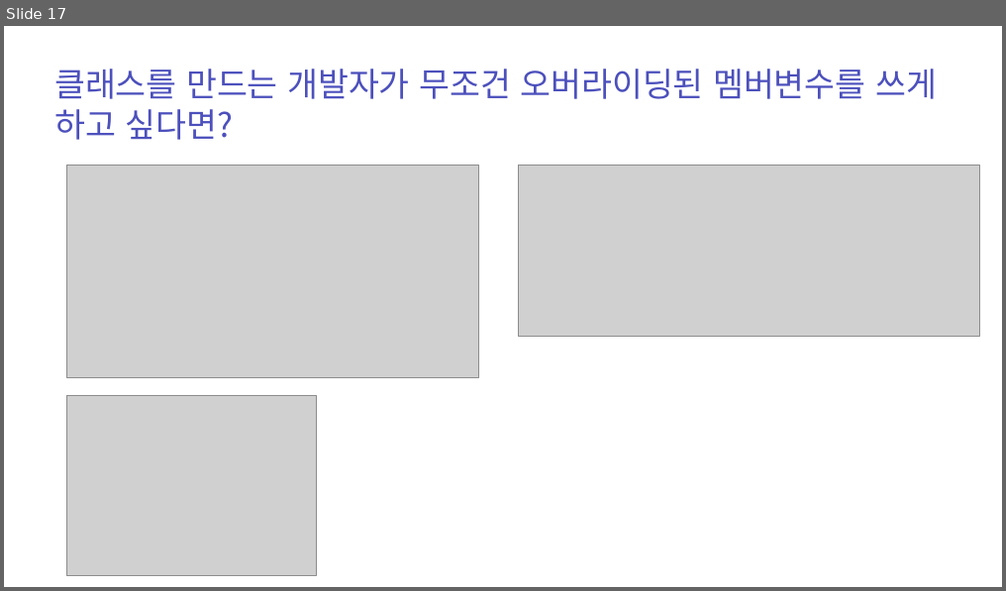
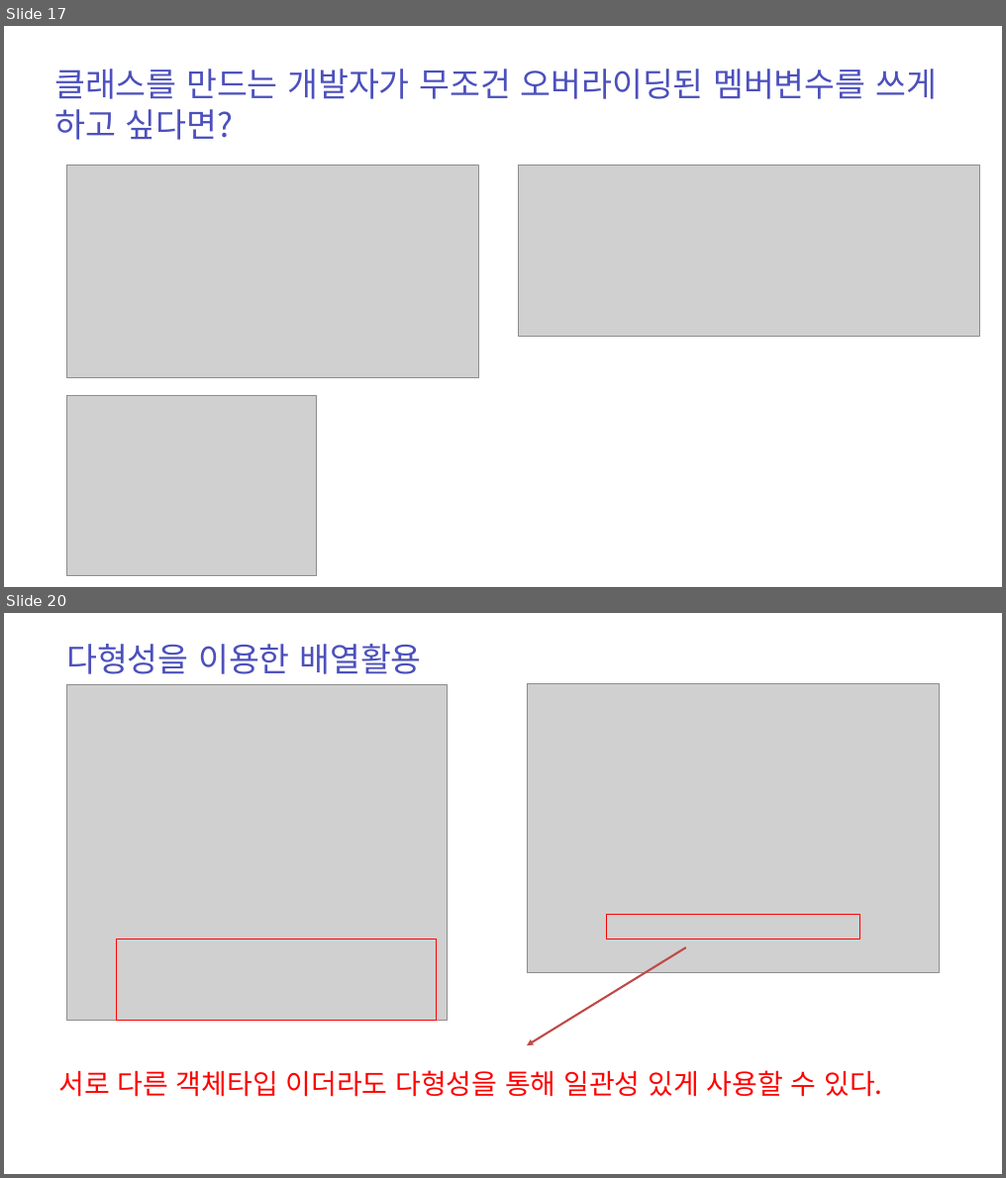
Before and after one commit to zest132/JavaLecture, a slide deck: JavaLecture/LectureFile/java 11강 인터페이스와다형성.pptx. Shown one above the other, each under a label of ours: slide 17 before the commit, slides 17 and 20 after it; the slides between them are not shown. The pictures are 1006x591 and 1006x1178 pixels, drawn with LibreOffice and Linux fonts; fonts in the diff are those of the drawing; grey boxes stand for pictures. Boxes give left, top, right and bottom in pixels: in the first picture for what was removed or moved away, otherwise in the second. Text is boxed around its words. In the diff, an @@ line names an element or a change of style, - is before the commit and + after.

```diff
--- a/JavaLecture/LectureFile/java 11강 인터페이스와다형성.pptx
+++ b/JavaLecture/LectureFile/java 11강 인터페이스와다형성.pptx
@@ slide 20 added at [4, 613, 1002, 1174], background #FFFFFF @@
@@ text added at [66, 644, 422, 674], 48 pt, text #4C50BC @@
+다형성을 이용한 배열활용
@@ picture added at [66, 684, 448, 1021] @@
@@ picture added at [527, 684, 940, 973] @@
@@ rectangle added at [606, 914, 859, 940], outline #FF0000 2 pt @@
@@ rectangle added at [116, 940, 437, 1021], outline #FF0000 2 pt @@
@@ arrow added from (686, 948) to (527, 1046), #BF4C48 3 pt @@
@@ text added at [58, 1070, 882, 1097], 40 pt, text #FF0000 @@
+서로 다른 객체타입 이더라도 다형성을 통해 일관성 있게 사용할 수 있다.
```
Also in this commit, not shown: 13 other slides added, 12 slides removed, 16 other files.
